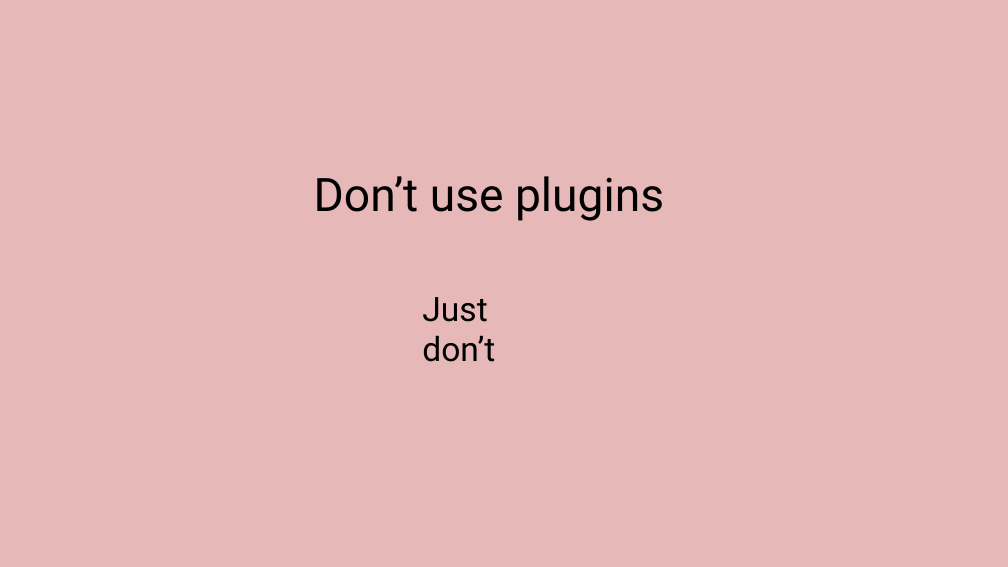
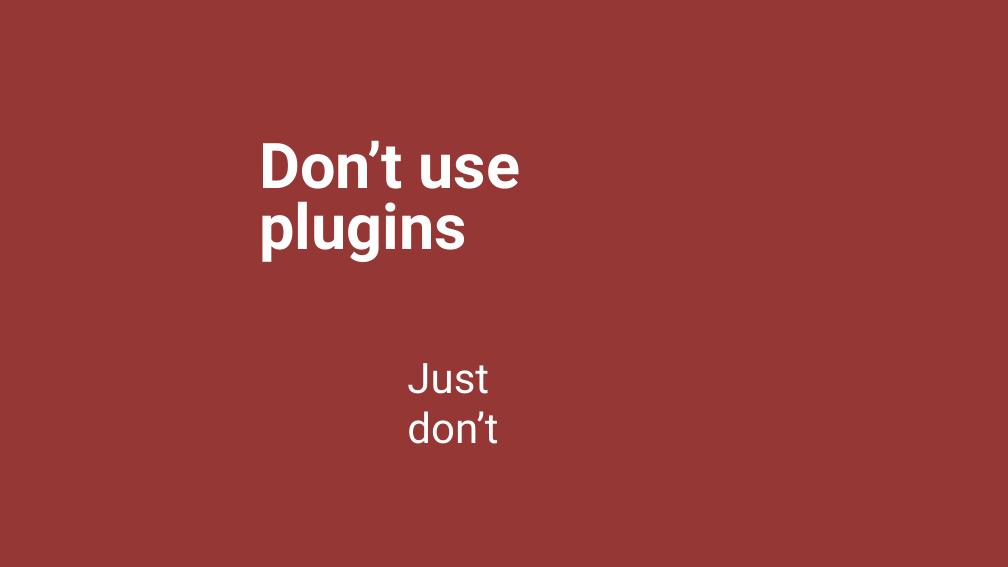
Before and after one commit to CharaD7/FrayedKnot, a slide deck: slide 35 of Slides/M1 Designing.pptx. Drawn at 1008x567 pixels with LibreOffice and Linux fonts; fonts in the diff are those of the drawing. Boxes give left, top, right and bottom in pixels: in the first picture for what was removed or moved away, otherwise in the second. Text is boxed around its words. In the diff, an @@ line names an element or a change of style, - is before the commit and + after.

```diff
--- a/Slides/M1 Designing.pptx
+++ b/Slides/M1 Designing.pptx
@@ background #E6B9B8 to #953735 @@
@@ title "Don’t use plugins": place and size @@
-title "Don’t use plugins" at <box>314,176,664,221</box>
+title "Don’t use plugins" at <box>259,140,521,262</box>
@@ title "Don’t use plugins" at <box>259,140,521,262</box>: size 44 to 60 pt, text colour #000000 to #FFFFFF, bold on @@
@@ text "Just don’t": place and size @@
-text "Just don’t" at <box>422,297,495,362</box>
+text "Just don’t" at <box>407,363,498,444</box>
@@ text "Just don’t" at <box>407,363,498,444</box>: size 32 to 40 pt, text colour #000000 to #FFFFFF @@
```
Also in this commit, not shown: 7 other files.
